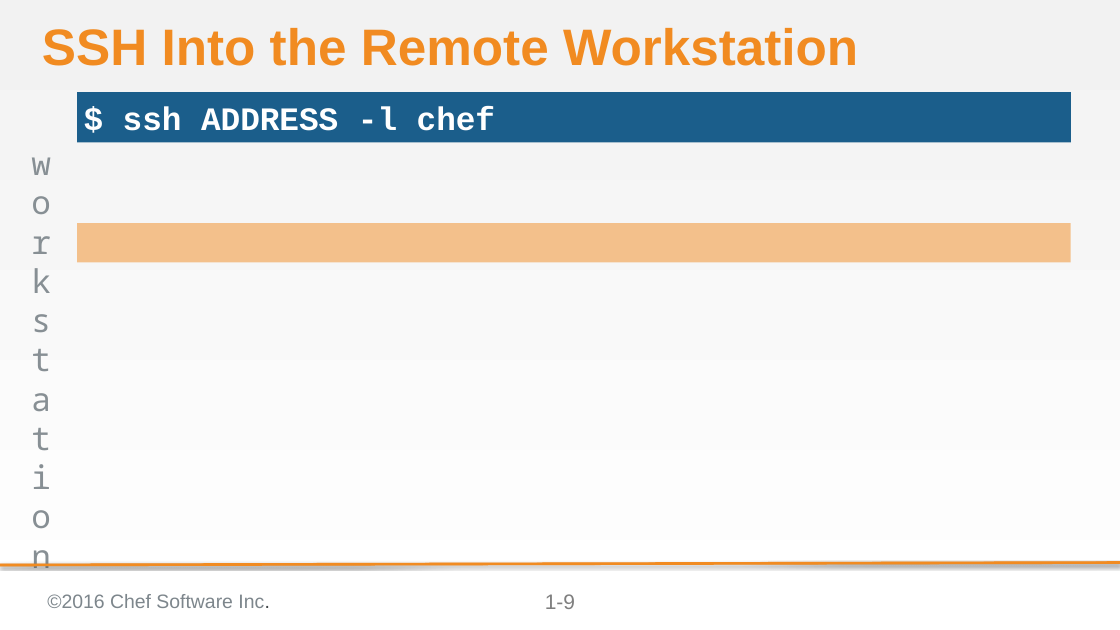
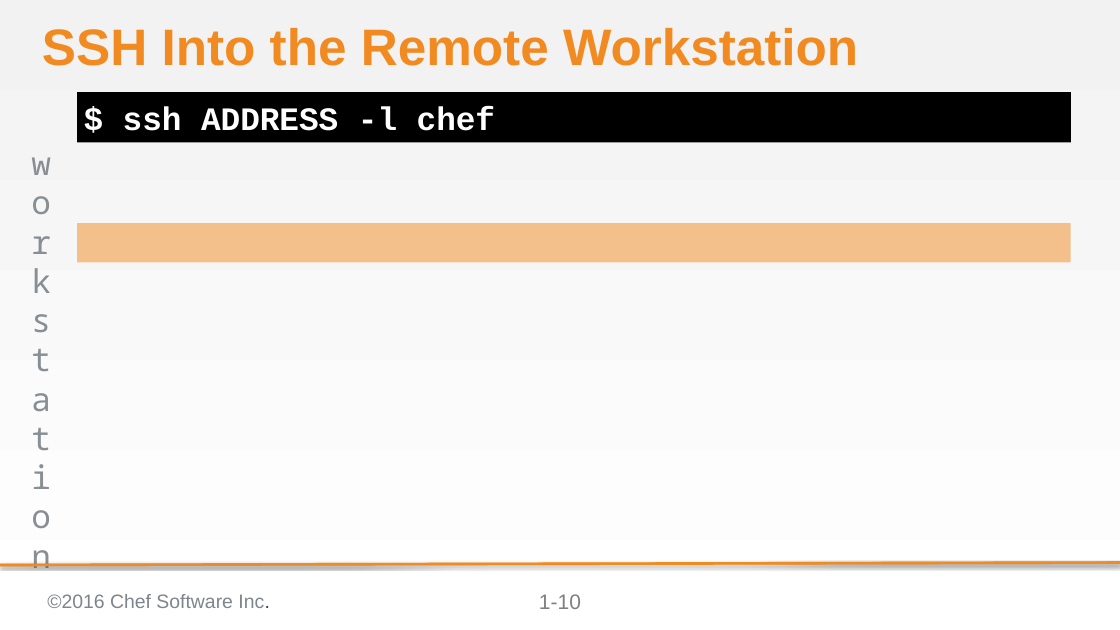
Before and after one commit to bchamby/chef-compliance-installation-configuration-operation, a slide deck: slide 10 of 01-Intro.pptx (slide 9 before the commit). Drawn at 1120x630 pixels with LibreOffice and Linux fonts; fonts in the diff are those of the drawing; background and template pictures are left out. Boxes give left, top, right and bottom in pixels: in the first picture for what was removed or moved away, otherwise in the second. Text is boxed around its words. In the diff, an @@ line names an element or a change of style, - is before the commit and + after.

```diff
--- a/01-Intro.pptx
+++ b/01-Intro.pptx
@@ text "$ ssh ADDRESS -l chef" at box(77, 92, 1071, 142): fill #1B5E8B to #000000 @@
@@ page number at box(539, 594, 581, 609): text changed @@
-1-9
+1-10
```
Also in this commit, not shown: 1 other slide changed, 1 slide added, 3 slides removed.
